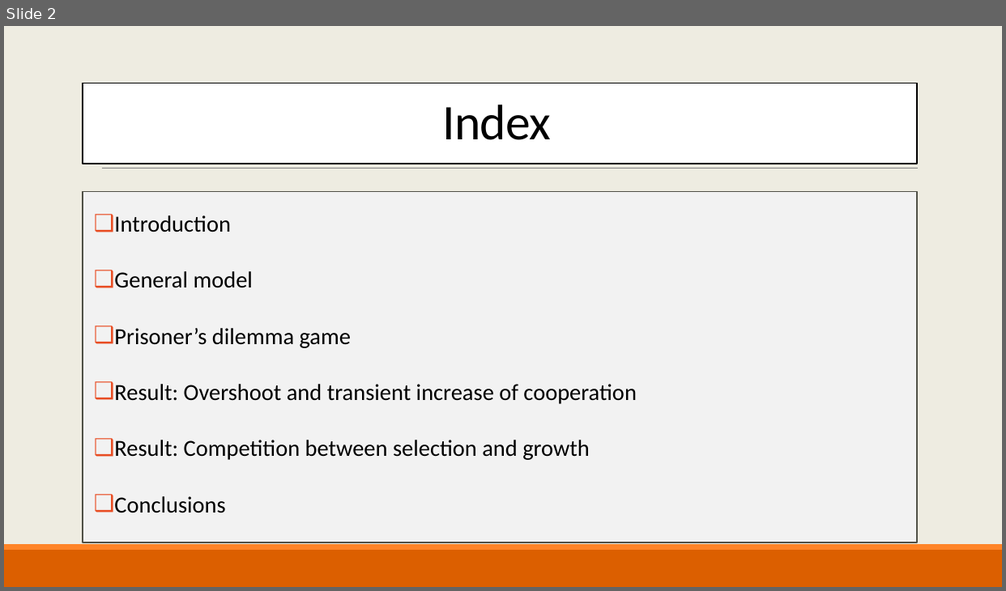
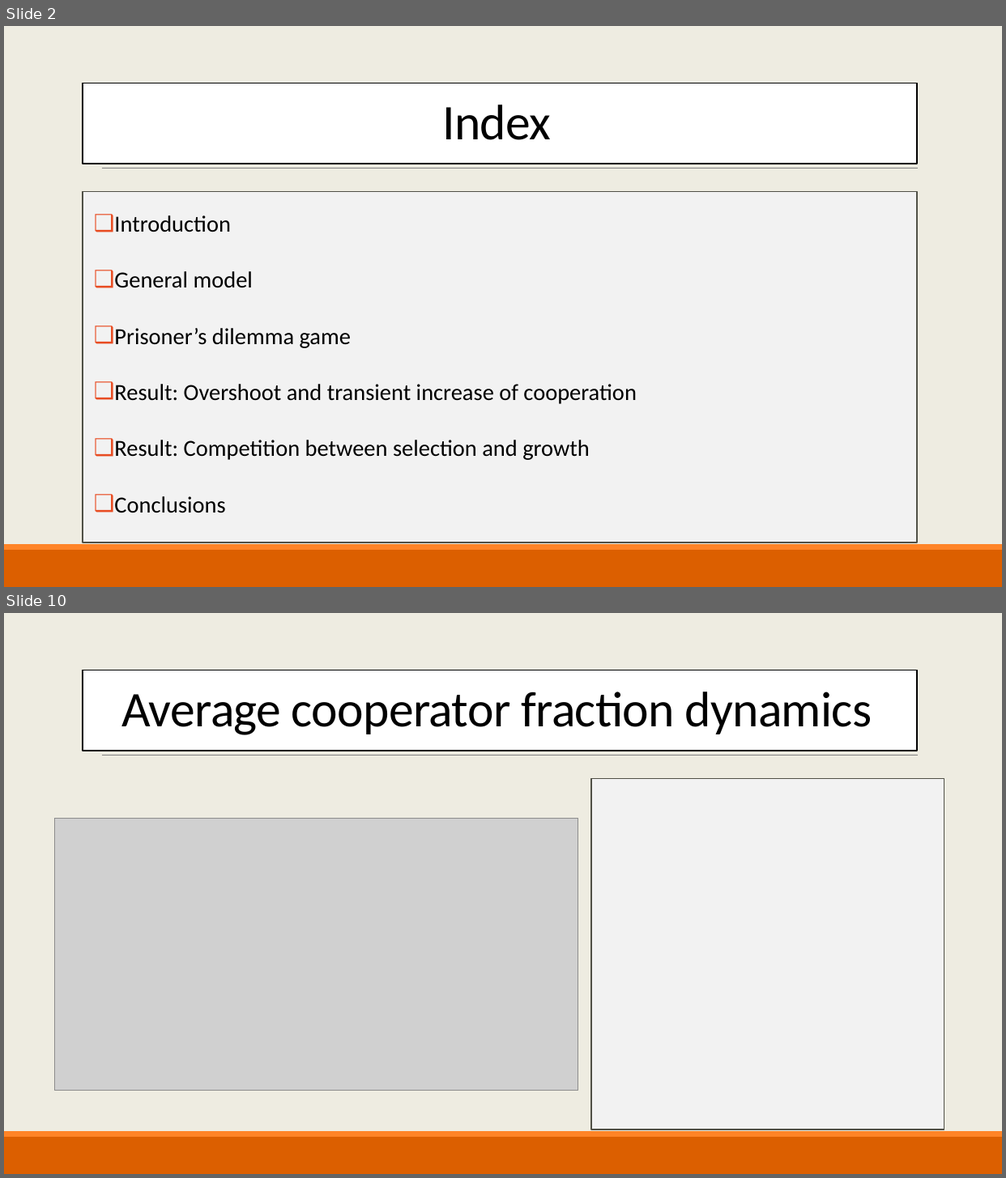
Before and after one commit to AlexBV799/EvolutionaryGameTheoryInGrowingPopulations_FinalProject, a slide deck: Evolutionary game theory.pptx. Shown one above the other, each under a label of ours: slide 2 before the commit, slides 2 and 10 after it; the slides between them are not shown. The pictures are 1006x591 and 1006x1178 pixels, drawn with LibreOffice and Linux fonts; fonts in the diff are those of the drawing; grey boxes stand for pictures; background and template pictures are left out. Boxes give left, top, right and bottom in pixels: in the first picture for what was removed or moved away, otherwise in the second. Text is boxed around its words. In the diff, an @@ line names an element or a change of style, - is before the commit and + after.

```diff
--- a/Evolutionary game theory.pptx
+++ b/Evolutionary game theory.pptx
@@ slide 10 added at bbox=[4, 613, 1002, 1174], background picture (left out); not listed: 3 template elements that a slide beside it also shows @@
@@ rectangle added at bbox=[83, 670, 918, 751], fill #FFFFFF, outline #000000 1.25 pt @@
@@ title added at bbox=[121, 692, 872, 735], 48 pt, text #000000 @@
+Average cooperator fraction dynamics
@@ rectangle added at bbox=[591, 778, 944, 1130], fill #F2F2F2, outline #505046 1.25 pt @@
@@ picture added at bbox=[54, 818, 578, 1091] @@
```
Also in this commit, not shown: 3 slides changed, 7 other slides added, 3 slides removed, 2 other files.
